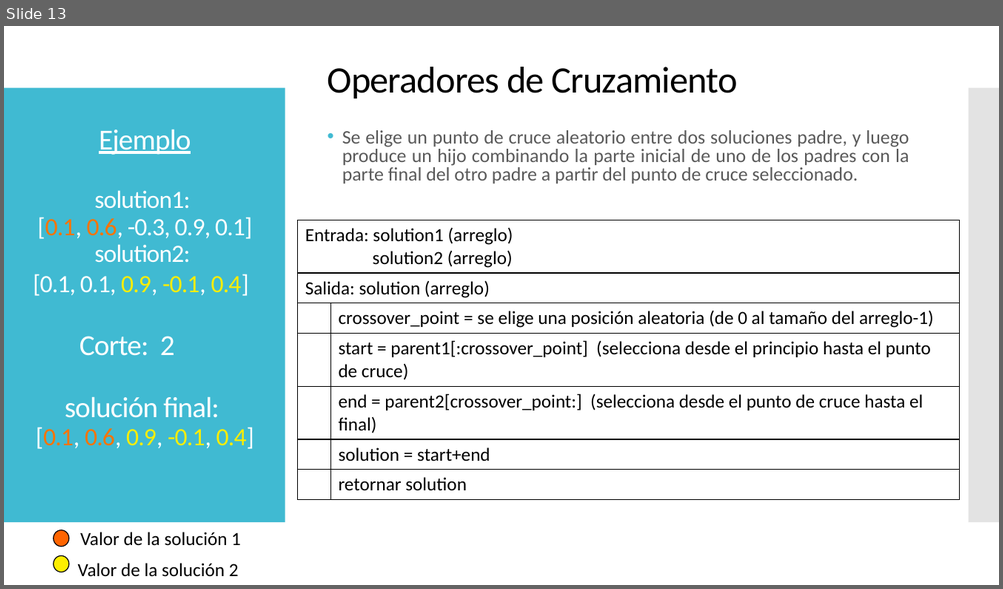
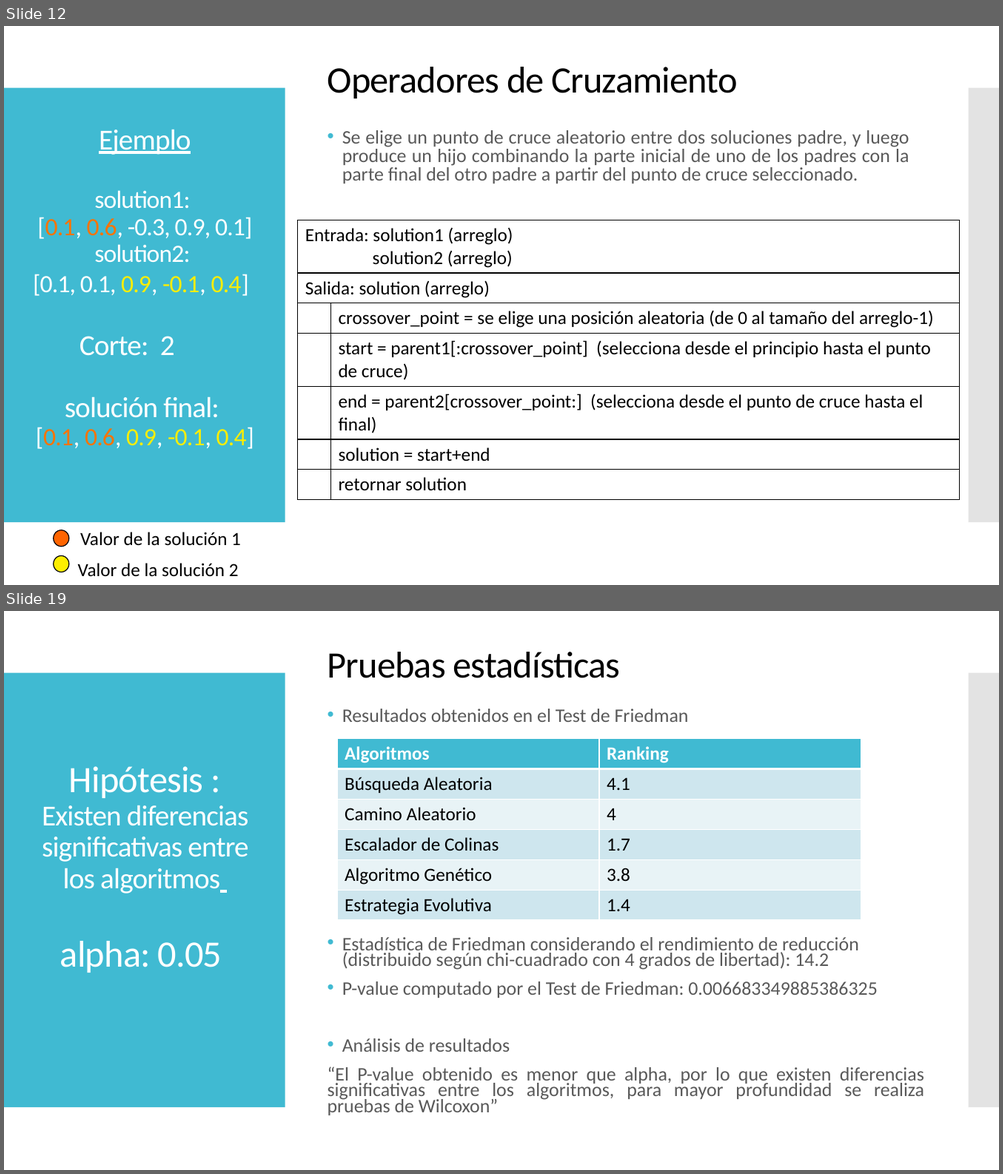
Before and after one commit to Javy011021/prediccion1, a slide deck: ppt/MH_laura_Javier_T3.pptx. Shown one above the other, each under a label of ours: slide 13 before the commit, slides 12 and 19 after it; the slides between them are not shown. The pictures are 1003x589 and 1003x1174 pixels, drawn with LibreOffice and Linux fonts; fonts in the diff are those of the drawing. Boxes give left, top, right and bottom in pixels: in the first picture for what was removed or moved away, otherwise in the second. Text is boxed around its words. In the diff, an @@ line names an element or a change of style, - is before the commit and + after.

```diff
--- a/ppt/MH_laura_Javier_T3.pptx
+++ b/ppt/MH_laura_Javier_T3.pptx
@@ slide 19 added at [4, 611, 999, 1170], background #FFFFFF; not listed: 2 template elements that a slide beside it also shows @@
@@ text added at [327, 652, 620, 678], 36 pt, text #000000 @@
+Pruebas estadísticas
@@ text added at [327, 709, 924, 1116], 18.5 pt, text #595959 @@
+• Resultados obtenidos en el Test de Friedman
+• Estadística de Friedman considerando el rendimiento de reducción (distribuido según chi-cuadrado con 4 grados de libertad): 14.2
+• P-value computado por el Test de Friedman: 0.006683349885386325
+• Análisis de resultados
+“El P-value obtenido es menor que alpha, por lo que existen diferencias significativas entre los algoritmos, para mayor profundidad se realiza pruebas de Wilcoxon”
@@ table added at [337, 738, 860, 920], 6 rows, 2 columns @@
+Algoritmos | Ranking
+Búsqueda Aleatoria | 4.1
+Camino Aleatorio | 4
+Escalador de Colinas | 1.7
+Algoritmo Genético | 3.8
+Estrategia Evolutiva | 1.4
@@ title added at [42, 766, 249, 973], 28 pt, text #FFFFFF @@
+Hipótesis :
+Existen diferencias significativas entre los algoritmos
+alpha: 0.05
@@ what was slide 13 is now slide 12 @@
```
Also in this commit, not shown: 7 slides changed, 9 other slides added, 6 slides removed, 3 other files.
